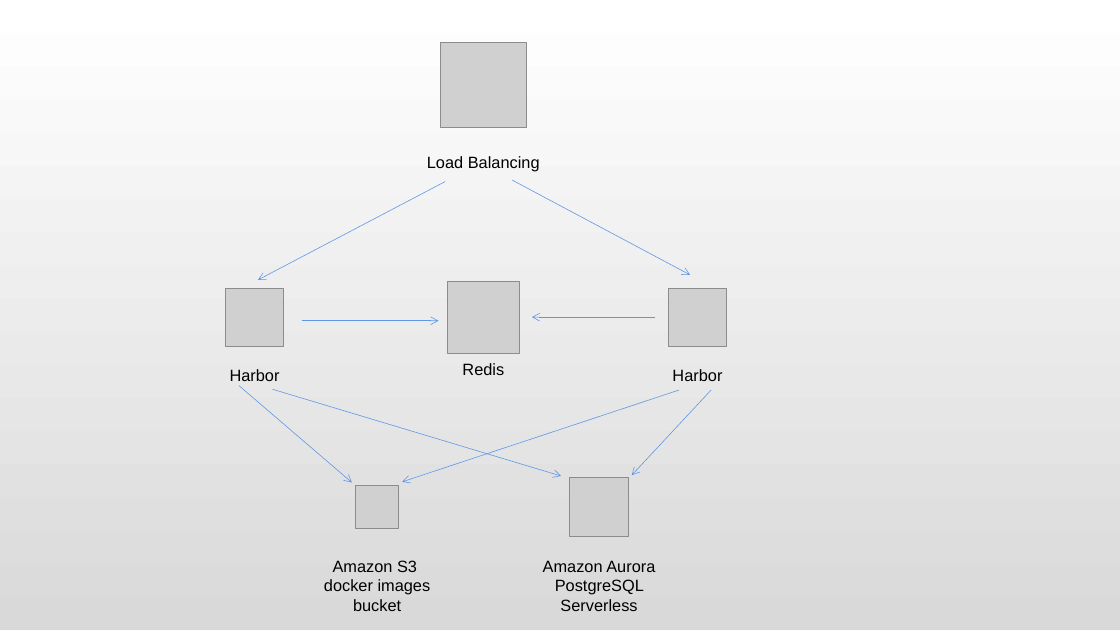
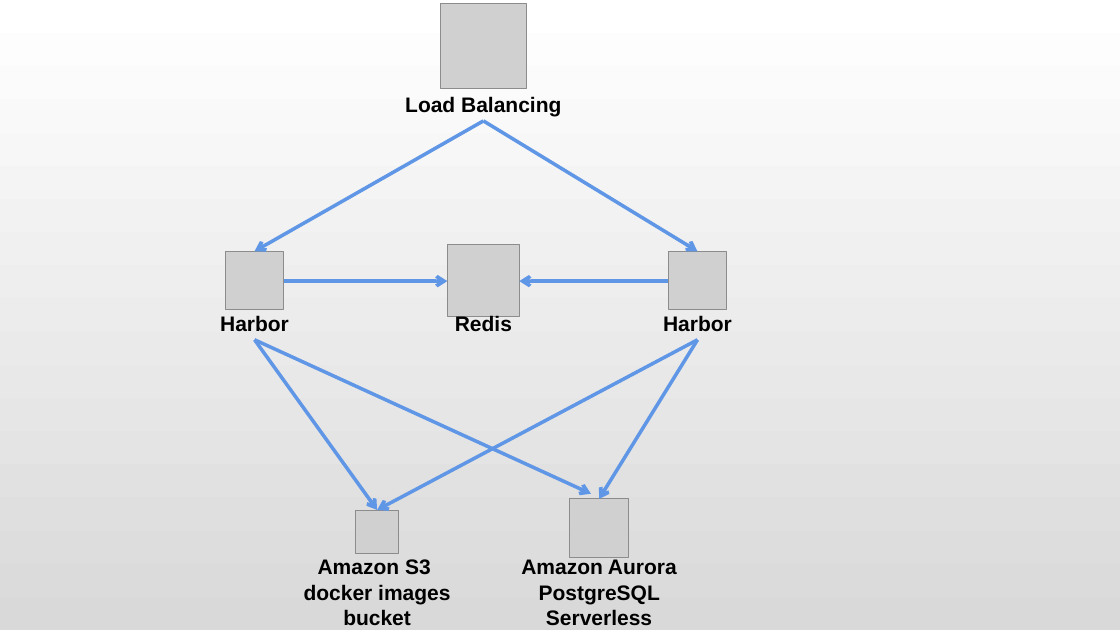
Before and after one commit to HuangDi1234/Doc, a slide deck: slide 1 of harbor_img/architecture.pptx. Drawn at 1120x630 pixels with LibreOffice and Linux fonts; fonts in the diff are those of the drawing; grey boxes stand for pictures. Boxes give left, top, right and bottom in pixels: in the first picture for what was removed or moved away, otherwise in the second. Text is boxed around its words. In the diff, an @@ line names an element or a change of style, - is before the commit and + after.

Commit message:
add docker registry architecture md file

```diff
--- a/harbor_img/architecture.pptx
+++ b/harbor_img/architecture.pptx
@@ picture: place and size @@
-picture at box(441, 42, 527, 128)
+picture at box(441, 3, 527, 89)
@@ size 14 to 18 pt, bold on in 6 elements at box(304, 559, 450, 625), box(521, 559, 677, 626), box(455, 315, 512, 331), box(220, 315, 289, 331), box(663, 315, 732, 331), box(405, 96, 561, 116) @@
@@ text "Load Balancing": place and size @@
-text "Load Balancing" at box(427, 156, 540, 171)
+text "Load Balancing" at box(405, 96, 561, 116)
@@ arrow moved from (445, 181) - (258, 280) to (483, 121) - (255, 251) @@
@@ arrow (483, 121) - (255, 251): stroke #6096E6 0.5 pt to #6096E6 3 pt @@
@@ arrow moved from (513, 180) - (690, 275) to (483, 121) - (697, 251) @@
@@ arrow (483, 121) - (697, 251): stroke #6096E6 0.5 pt to #6096E6 3 pt @@
@@ 3 pictures: place and size @@
-3 pictures at box(225, 281, 727, 354)
+3 pictures at box(225, 245, 727, 317)
@@ arrow moved from (302, 321) - (439, 321) to (284, 281) - (448, 281) @@
@@ arrow (284, 281) - (448, 281): stroke #6096E6 0.5 pt to #6096E6 3 pt @@
@@ arrow moved from (655, 318) - (532, 318) to (669, 281) - (519, 281) @@
@@ arrow (669, 281) - (519, 281): stroke #6096E6 0.5 pt to #6096E6 3 pt @@
@@ text "Harbor": place and size @@
-text "Harbor" at box(230, 369, 280, 381)
+text "Harbor" at box(220, 315, 289, 331)
@@ text "Redis": place and size @@
-text "Redis" at box(462, 363, 504, 375)
+text "Redis" at box(455, 315, 512, 331)
@@ text "Harbor": place and size @@
-text "Harbor" at box(672, 369, 722, 381)
+text "Harbor" at box(663, 315, 732, 331)
@@ arrow moved from (272, 389) - (561, 476) to (255, 340) - (591, 494) @@
@@ arrow (255, 340) - (591, 494): stroke #6096E6 0.5 pt to #6096E6 3 pt @@
@@ arrow moved from (239, 386) - (352, 482) to (255, 340) - (377, 510) @@
@@ arrow (255, 340) - (377, 510): stroke #6096E6 0.5 pt to #6096E6 3 pt @@
@@ arrow moved from (679, 390) - (402, 482) to (697, 340) - (377, 510) @@
@@ arrow (697, 340) - (377, 510): stroke #6096E6 0.5 pt to #6096E6 3 pt @@
@@ arrow moved from (712, 390) - (632, 476) to (697, 340) - (599, 499) @@
@@ arrow (697, 340) - (599, 499): stroke #6096E6 0.5 pt to #6096E6 3 pt @@
@@ picture: place and size @@
-picture at box(570, 478, 628, 536)
+picture at box(570, 499, 628, 557)
@@ picture: place and size @@
-picture at box(355, 486, 398, 528)
+picture at box(355, 510, 398, 553)
@@ text "Amazon S3": place and size @@
-text "Amazon S3" at box(324, 560, 431, 611)
+text "Amazon S3" at box(304, 559, 450, 625)
@@ text "Amazon Aurora PostgreSQL Serverless": place and size @@
-text "Amazon Aurora PostgreSQL Serverless" at box(543, 560, 655, 611)
+text "Amazon Aurora PostgreSQL Serverless" at box(521, 559, 677, 626)
```
Also in this commit, not shown: 1 other slide changed, 3 slides added, 2 slides removed, 6 other files.
